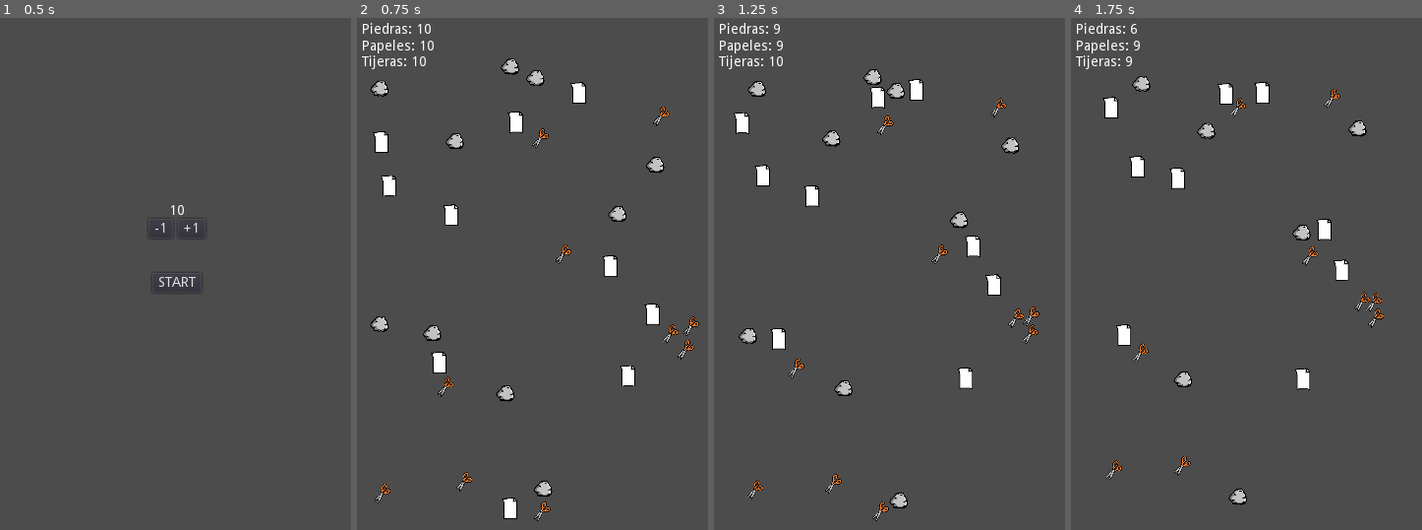
Above: before the commit, frames 1-4 (left to right).
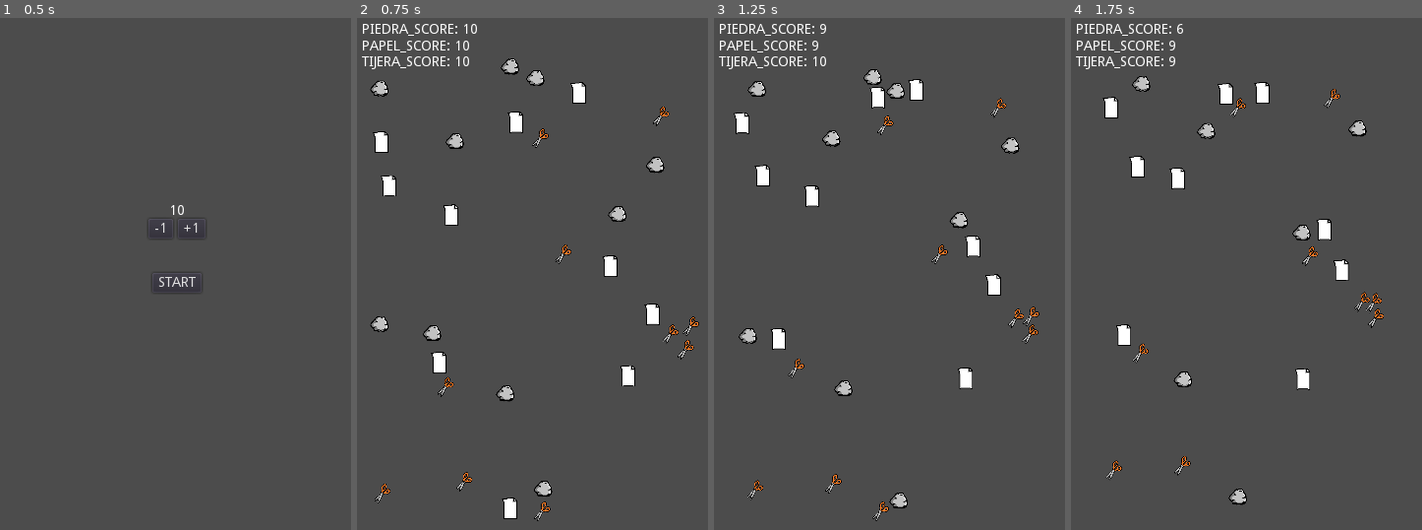
Above: after the commit, the same moments.

Repository: Earthsnake12/PiedraPapelTijera
Game: Godot game, scene res://main/main.tscn
Two runs of this game, one before a commit and one after it. Both use one fixed random seed, a clock stepped at 60 frames per second and the inputs below.
Inputs:
- Up to frame 1 (0.5 s): no input
- Up to frame 2 (0.75 s): click "START" at 0.5 s
- Up to frame 3 (1.25 s): no input
- Up to frame 4 (1.75 s): no input

Frame 1 is identical in both runs. In frame 2, 0.9% of the frame differs, in the area x 3-35%, y 0-10%; in frame 3, 0.8%; in frame 4, 0.8%.

Commit message:
Se carga traducciones

Diff:
--- a/main/HUD.gd
+++ b/main/HUD.gd
@@ -8,15 +8,15 @@
 
 func show_game_over(ganador):
 	#$Control_score.hide()
-	$Control_game_over/Ganador.text = "WIN " + ganador
+	$Control_game_over/Ganador.text = ganador
 	$Control_game_over.show()
 
 func _on_Start_pressed():
 	var CANT = $Control_Start/Cantidad.text
 
-	$Control_score/Piedras.text = "Piedras: " + CANT
-	$Control_score/Papeles.text = "Papeles: " + CANT
-	$Control_score/Tijeras.text = "Tijeras: " + CANT
+	$Control_score/Piedras.text = tr("PIEDRA_SCORE") + ": " + CANT
+	$Control_score/Papeles.text = tr("PAPEL_SCORE") + ": " + CANT
+	$Control_score/Tijeras.text = tr("TIJERA_SCORE") + ": " + CANT
 
 	$Control_game_over.hide()
 	$Control_Start.hide()
--- a/main/main.gd
+++ b/main/main.gd
@@ -14,18 +14,18 @@
 	var CANT_PAPELES = $Control_Papel.get_child_count()
 	var CANT_TIJERAS = $Control_Tijera.get_child_count()
 
-	$HUD/Control_score/Piedras.text = "Piedras: " + str(CANT_PIEDRAS)
-	$HUD/Control_score/Papeles.text = "Papeles: " + str(CANT_PAPELES)
-	$HUD/Control_score/Tijeras.text = "Tijeras: " + str(CANT_TIJERAS)
+	$HUD/Control_score/Piedras.text = tr("PIEDRA_SCORE") + ": " + str(CANT_PIEDRAS)
+	$HUD/Control_score/Papeles.text = tr("PAPEL_SCORE") + ": " + str(CANT_PAPELES)
+	$HUD/Control_score/Tijeras.text = tr("TIJERA_SCORE") + ": " + str(CANT_TIJERAS)
 
 	if enJuego and (CANT_PIEDRAS == 0 or CANT_PAPELES == 0 or CANT_TIJERAS == 0):
 
 		if CANT_PIEDRAS == 0:
-			$HUD.show_game_over("TIJERAS")
+			$HUD.show_game_over(tr("TIJERA_G"))
 		if CANT_PAPELES == 0:
-			$HUD.show_game_over("PIEDRAS")
+			$HUD.show_game_over(tr("PIEDRA_G"))
 		if CANT_TIJERAS == 0:
-			$HUD.show_game_over("PAPELES")
+			$HUD.show_game_over(tr("PAPEL_G"))
 
 		enJuego = false
 
--- /dev/null
+++ b/main/traducc.csv
@@ -0,0 +1,7 @@
+keys,es,en
+PIEDRA_G,GANA PIEDRA!,ROCK WIN!
+PAPEL_G,GANA PAPEL!,PAPER WIN!
+TIJERA_G,GANA TIJERA!,SCISSORS WIN!
+PIEDRA_SCORE,Piedra,Rock
+PAPEL_SCORE,Papel,Paper
+TIJERA_SCORE,Tijera,Scissors
--- a/project.godot
+++ b/project.godot
@@ -31,6 +31,11 @@
 2d_physics/layer_2="papel"
 2d_physics/layer_3="tijera"
 
+[locale]
+
+test="es"
+translations=PoolStringArray( "res://traducc.en.translation", "res://traducc.es.translation" )
+
 [physics]
 
 common/enable_pause_aware_picking=true
Not shown, added: main/traducc.csv.import
